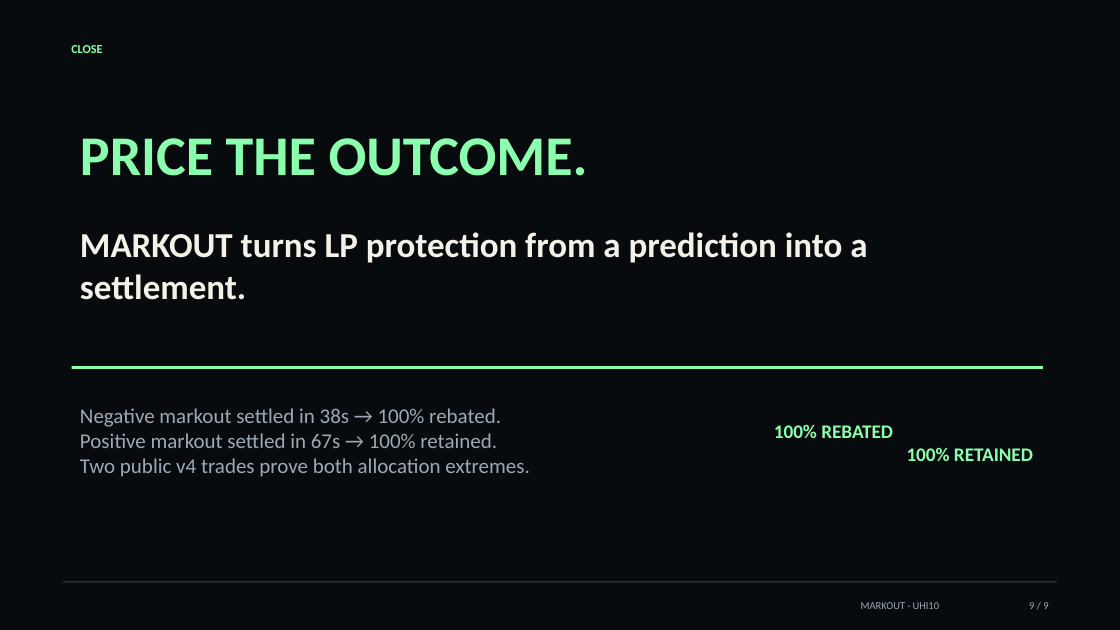
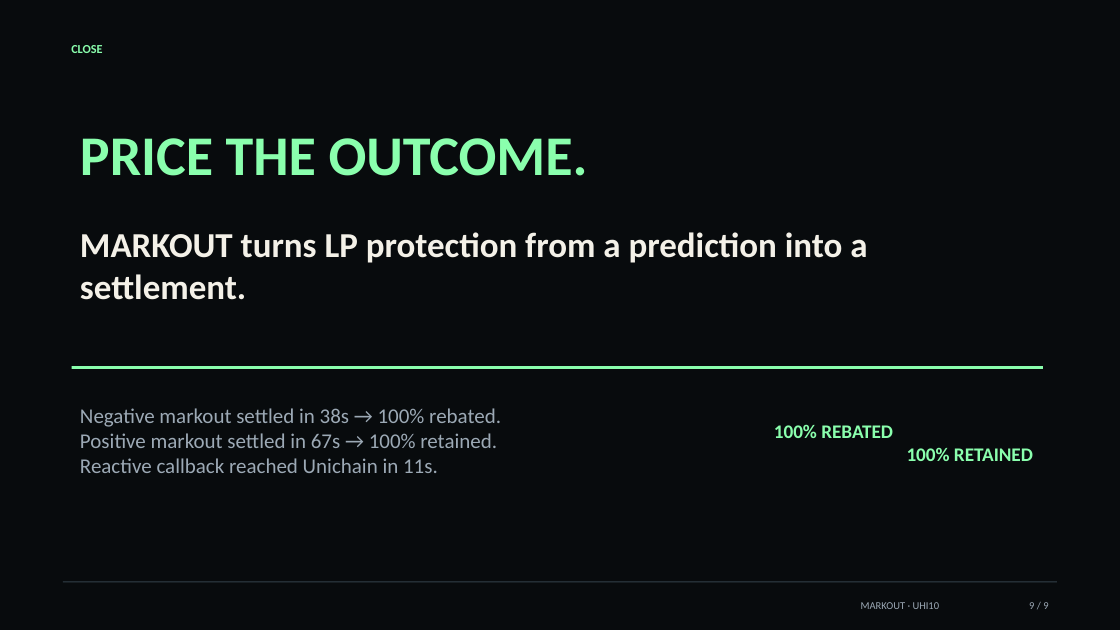
Before and after one commit to RudraBhaskar9439/markout-hook, a slide deck: slide 9 of presentation/MARKOUT-UHI10.pptx. Drawn at 1120x630 pixels with LibreOffice and Linux fonts; fonts in the diff are those of the drawing. Boxes give left, top, right and bottom in pixels: in the first picture for what was removed or moved away, otherwise in the second. Text is boxed around its words. In the diff, an @@ line names an element or a change of style, - is before the commit and + after.

```diff
--- a/presentation/MARKOUT-UHI10.pptx
+++ b/presentation/MARKOUT-UHI10.pptx
@@ text at (80, 458, 438, 473): text changed @@
-Two public v4 trades prove both allocation extremes.
+Reactive callback reached Unichain in 11s.
```
Also in this commit, not shown: 1 other slide changed, 39 other files.
